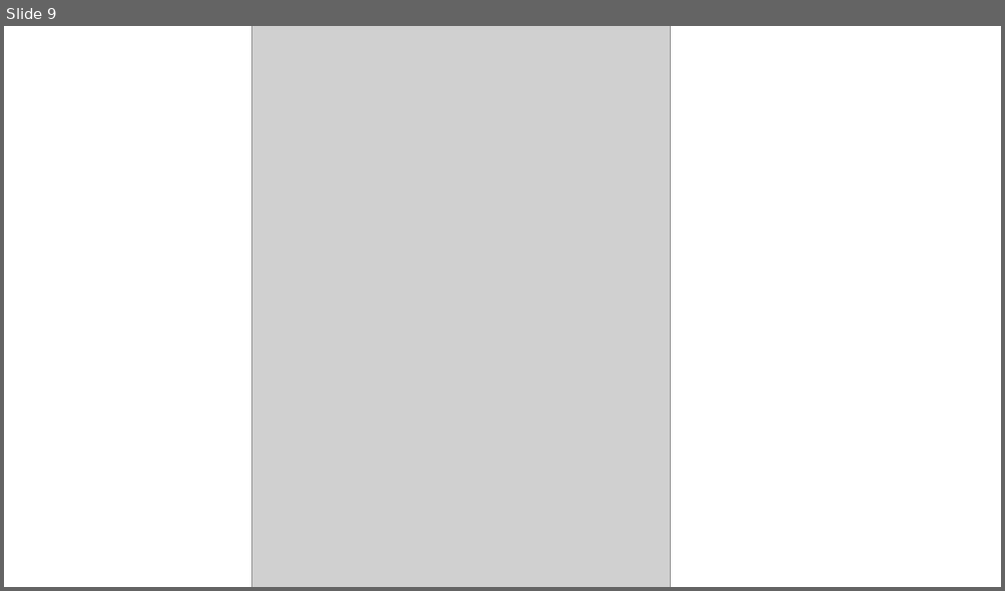
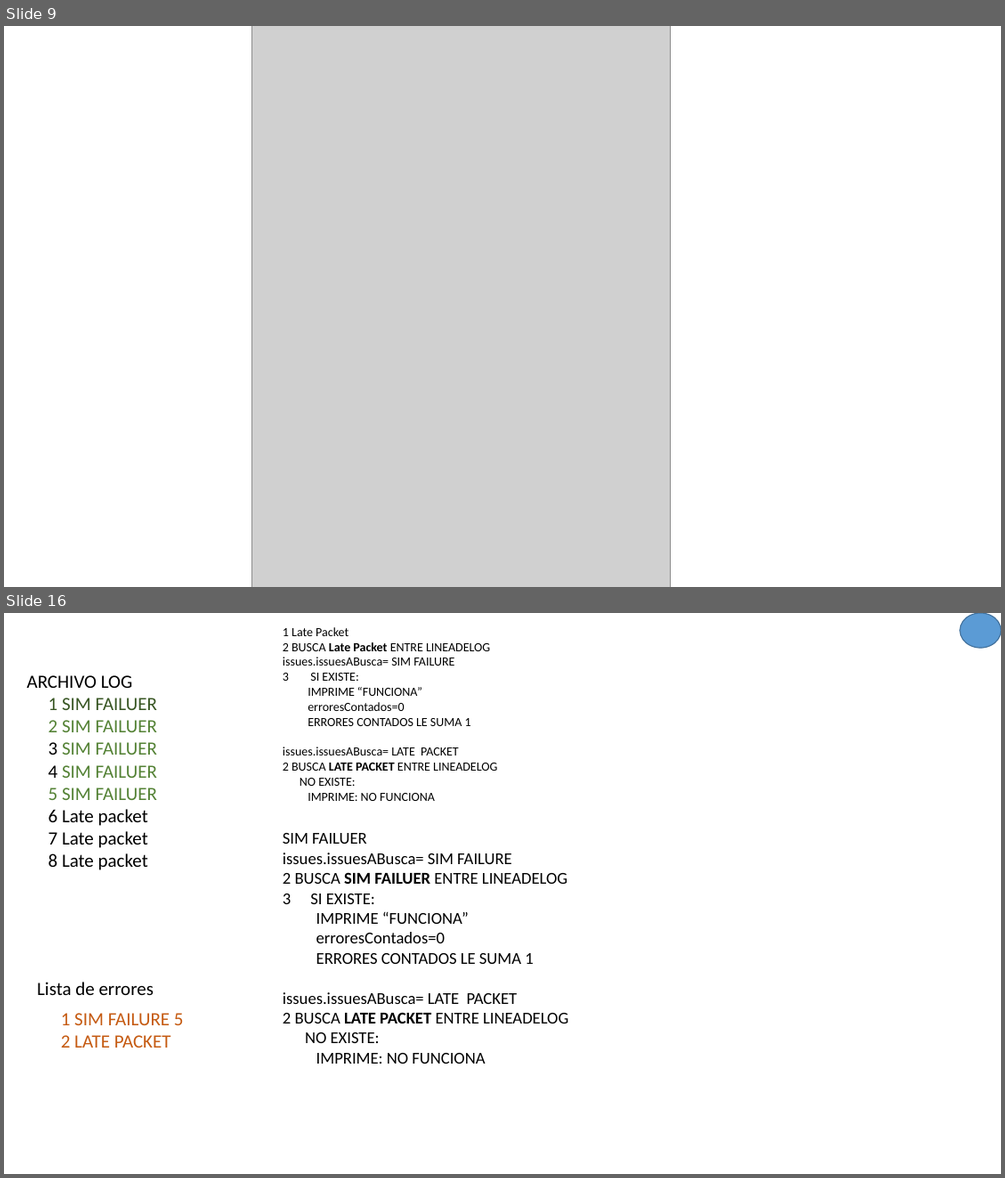
Before and after one commit to juande007/generadorDeReporte, a slide deck: Documentación/Documentation.pptx. Shown one above the other, each under a label of ours: slide 9 before the commit, slides 9 and 16 after it; the slides between them are not shown. The pictures are 1005x591 and 1005x1178 pixels, drawn with LibreOffice and Linux fonts; fonts in the diff are those of the drawing; grey boxes stand for pictures. Boxes give left, top, right and bottom in pixels: in the first picture for what was removed or moved away, otherwise in the second. Text is boxed around its words. In the diff, an @@ line names an element or a change of style, - is before the commit and + after.

```diff
--- a/Documentación/Documentation.pptx
+++ b/Documentación/Documentation.pptx
@@ slide 16 added at (4, 613, 1001, 1174), background #FFFFFF @@
@@ text added at (283, 627, 497, 801), 12 pt, text #000000 @@
+1 Late Packet
+2 BUSCA Late Packet ENTRE LINEADELOG
+issues.issuesABusca= SIM FAILURE
+3 SI EXISTE:
+IMPRIME “FUNCIONA”
+erroresContados=0
+ERRORES CONTADOS LE SUMA 1
+issues.issuesABusca= LATE PACKET
+2 BUSCA LATE PACKET ENTRE LINEADELOG
+NO EXISTE:
+IMPRIME: NO FUNCIONA
@@ ellipse added at (960, 613, 1001, 648), fill #5B9BD5, outline #43739E 1 pt @@
@@ text added at (27, 675, 132, 688), 18 pt, text #000000 @@
+ARCHIVO LOG
@@ text added at (48, 698, 157, 870), 18 pt, text #548235 @@
+1 SIM FAILUER
+2 SIM FAILUER
+3 SIM FAILUER
+4 SIM FAILUER
+5 SIM FAILUER
+6 Late packet
+7 Late packet
+8 Late packet
@@ text added at (283, 833, 568, 1063), 16 pt, text #000000 @@
+SIM FAILUER
+issues.issuesABusca= SIM FAILURE
+2 BUSCA SIM FAILUER ENTRE LINEADELOG
+3 SI EXISTE:
+IMPRIME “FUNCIONA”
+erroresContados=0
+ERRORES CONTADOS LE SUMA 1
+issues.issuesABusca= LATE PACKET
+2 BUSCA LATE PACKET ENTRE LINEADELOG
+NO EXISTE:
+IMPRIME: NO FUNCIONA
@@ text added at (37, 981, 154, 995), 18 pt, text #000000 @@
+Lista de errores
@@ text added at (61, 1013, 184, 1047), 18 pt, text #C55A11 @@
+1 SIM FAILURE 5
+2 LATE PACKET
```
Also in this commit, not shown: 7 slides changed, 5 other slides added, 1 slide removed, 9 other files.
